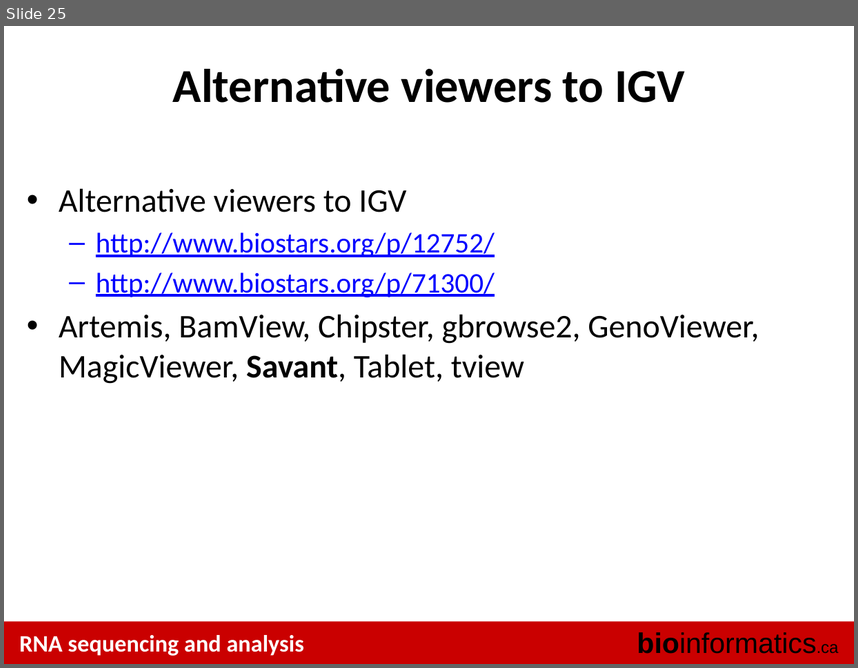
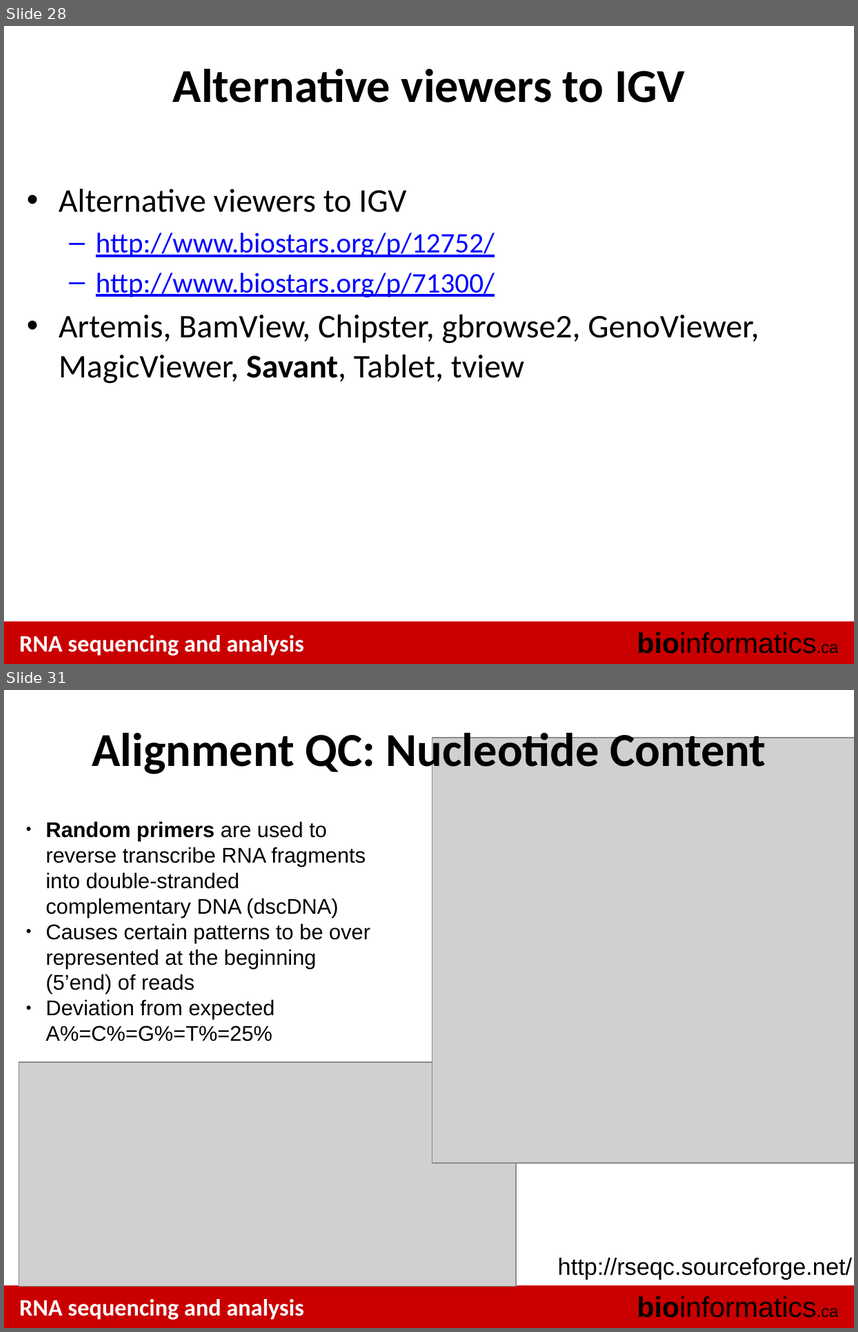
Before and after one commit to griffithlab/rnaseq_tutorial_wiki, a slide deck: LectureFiles/cbw-cshl-nygc/2015/RNASeq_Module2_Lecture.pptx. Shown one above the other, each under a label of ours: slide 25 before the commit, slides 28 and 31 after it; the slides between them are not shown. The pictures are 858x668 and 858x1332 pixels, drawn with LibreOffice and Linux fonts; fonts in the diff are those of the drawing; grey boxes stand for pictures. Boxes give left, top, right and bottom in pixels: in the first picture for what was removed or moved away, otherwise in the second. Text is boxed around its words. In the diff, an @@ line names an element or a change of style, - is before the commit and + after.

```diff
--- a/LectureFiles/cbw-cshl-nygc/2015/RNASeq_Module2_Lecture.pptx
+++ b/LectureFiles/cbw-cshl-nygc/2015/RNASeq_Module2_Lecture.pptx
@@ slide 31 added at (4, 690, 854, 1328), background #FFFFFF; not listed: 3 template elements that a slide beside it also shows @@
@@ title added at (92, 727, 766, 777), 40 pt, text #000000, bold @@
+Alignment QC: Nucleotide Content
@@ picture added at (432, 738, 854, 1163) @@
@@ text added at (46, 821, 370, 1041), 18 pt, text #000000 @@
+● Random primers are used to reverse transcribe RNA fragments into double-stranded complementary DNA (dscDNA)
+● Causes certain patterns to be over represented at the beginning (5’end) of reads
+● Deviation from expected A%=C%=G%=T%=25%
@@ picture added at (18, 1063, 516, 1286) @@
@@ text added at (558, 1257, 852, 1279), 20 pt, text #000000 @@
+http://rseqc.sourceforge.net/
@@ what was slide 25 is now slide 28 @@
```
Also in this commit, not shown: 2 slides changed, 11 other slides added.
